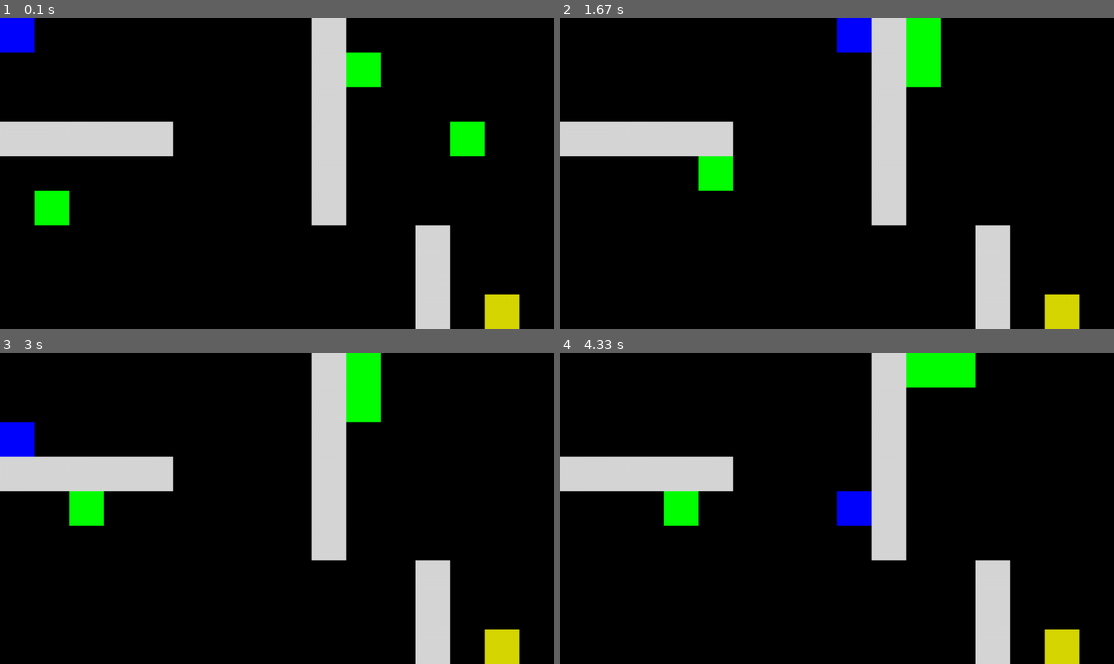
Above: before the commit, frames 1-4 (two rows, left to right).
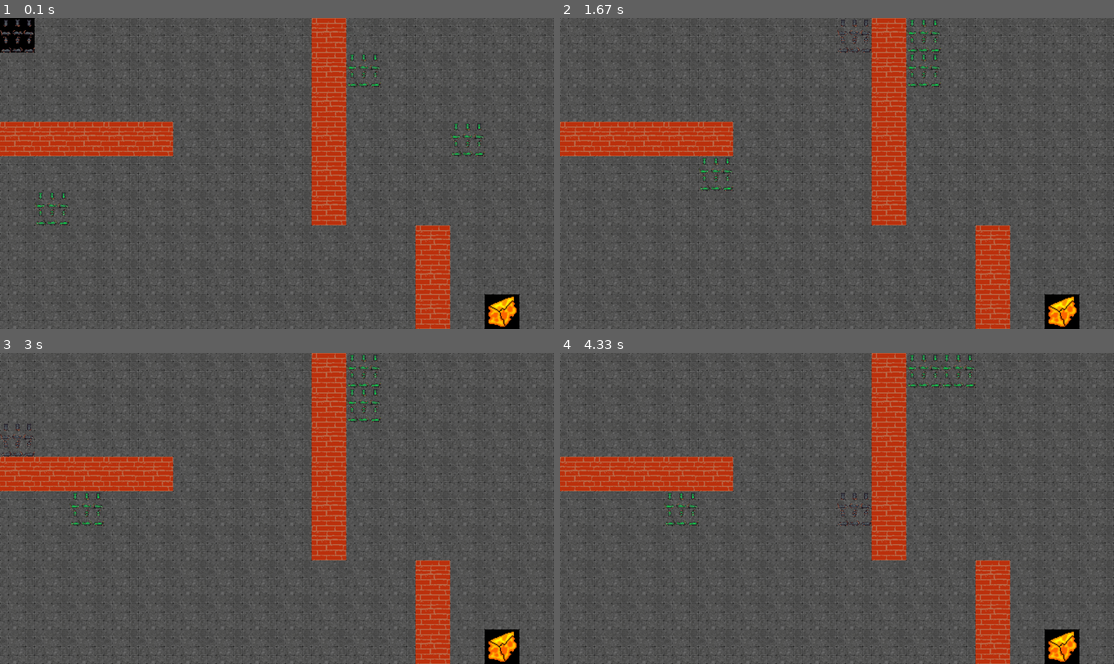
Above: after the commit, the same moments.

Repository: Valwiler/Pygame-RatMaze
Game: pygame game, started from main.py
Same seed, same stepped clock (60 frames per second), same inputs: the game is played once before the commit and once after it.
Inputs:
- Up to frame 1 (0.1 s): no input
- Up to frame 2 (1.67 s): hold Right 0.33-0.8 s; hold Up 0.83-1.13 s; hold Right 1.17-1.63 s
- Up to frame 3 (3 s): hold Left 1.67-2.2 s; hold Down 2.23-2.53 s
- Up to frame 4 (4.33 s): hold Up 3-3.37 s; hold Right 3.4-4.03 s; hold Down from 4.07 s (still down)

The runs differ from the first frame. In frame 1, 100% of the frame differs, in the area x 0-100%, y 0-100%; in frame 2, 100%; in frame 3, 100%; in frame 4, 100%.

Commit message:
Début conversion partie 2 en partie 3 de laborat

Diff:
--- a/model/actor.py
+++ b/model/actor.py
@@ -1,12 +1,14 @@
 from model.coord import Coord
 from model.command import Command as command
 import math
+import pygame
 
-
-class Actor:
+class Actor(pygame.sprite.Sprite):
     def __init__(self):
+        pygame.sprite.Sprite.__init__(self)
         self.is_alive = True
         self.type = None
+        self.sprite = None
 
     def set_alive(self, new_state):
         self.is_alive = new_state
@@ -20,11 +22,15 @@
     def update(self, position):
         return command(self, position, position)
 
+    def get_sprite(self):
+        return self.sprite
+
 
 class Player(Actor):
     def __init__(self):
         super(Player, self)
         self.type = 2
+        self.sprite = pygame.transform.scale((pygame.image.load("./sprites/laborat.png")), (64, 64))
 
     def update(self, position, game_listener):
         pressed_up, pressed_down, pressed_left, pressed_right = game_listener.get_input()
@@ -44,6 +50,7 @@
     def __init__(self):
         super(Zombie, self)
         self.type = 3
+        self.sprite = pygame.transform.scale((pygame.image.load("./sprites/zombie.png")), (64, 64))
 
     def update(self, position, player_position):
         possible_positions = []
@@ -78,9 +85,17 @@
     def __init__(self):
         super(Wall, self)
         self.type = 1
+        self.sprite = pygame.transform.scale((pygame.image.load("./sprites/mur_brique.png")), (64, 64))
 
 
 class Fromage(Actor):
     def __init__(self):
         super(Fromage, self)
         self.type = 4
+        self.sprite = pygame.transform.scale((pygame.image.load("./sprites/fromage.png")), (64, 64))
+
+class Tuile_Plancher(Actor):
+    def __init__(self):
+        super(Tuile_Plancher, self)
+        self.type = 0
+        self.sprite = pygame.transform.scale((pygame.image.load("./sprites/texture_pierre.png")), (64, 64))
--- a/model/actor_factory.py
+++ b/model/actor_factory.py
@@ -4,6 +4,7 @@
 GREEN = (0, 255, 0)
 BLUE = (0, 0, 255)
 
+TUILE_PLANCHER = 0
 WALL = 1
 PLAYER = 2
 ZOMBIE = 3
@@ -14,7 +15,9 @@
 
     @staticmethod
     def create_actor(type):
-        if type is WALL:
+        if type is TUILE_PLANCHER:
+            return ac.Tuile_Plancher()
+        elif type is WALL:
             return ac.Wall()
         elif type is PLAYER:
             return ac.Player()
--- a/model/etat.py
+++ b/model/etat.py
@@ -1,5 +1,6 @@
 import random as rand
 from model.actor_factory import Actor_Factory as Factory
+import model.actor as Actor
 from model.coord import Coord as coord
 from model.tile import Tile as tile
 
@@ -28,7 +29,10 @@
         self.grid[coordinate.get_y()][coordinate.get_x()].set_actor(actor)
 
     def tile_occupied(self, coordinate):
-        return self.grid[coordinate.get_y()][coordinate.get_x()].get_actor() is not None
+        occupied = False
+        if not isinstance(self.grid[coordinate.get_y()][coordinate.get_x()].get_actor(), Actor.Tuile_Plancher):
+          occupied = True
+        return occupied
 
     def get_tile(self, coordinate):
         return self.grid[coordinate.get_y()][coordinate.get_x()]
@@ -38,7 +42,7 @@
 
     def move_actor(self, coord1, coord2, actor_type):
         self.grid[coord2.get_y()][coord2.get_x()].set_actor(self.grid[coord1.get_y()][coord1.get_x()].get_actor())
-        self.grid[coord1.get_y()][coord1.get_x()].set_actor(None)
+        self.grid[coord1.get_y()][coord1.get_x()].empty_tile()
         self.grid[coord2.get_y()][coord2.get_x()].set_used()
         if actor_type == PLAYER:
             self.player_coordinate = coord2
@@ -84,14 +88,15 @@
         game_map = map_config[rand.randint(0, len(map_config) - 1)]
         for y, row in enumerate(game_map):
             for x, actor_type in enumerate(row):
-                if game_map[y][x] is not NULL:
-                    a_pos = coord(x, y)
-                    self.add_actor(Factory.create_actor(actor_type), a_pos)
-                    if actor_type == PLAYER:
-                        self.player_coordinate = a_pos
+                a_pos = coord(x, y)
+                if actor_type is not NULL :
+                    self.add_actor(Factory.create_actor(NULL), a_pos)
+                self.add_actor(Factory.create_actor(actor_type), a_pos)
+                if actor_type == PLAYER:
+                    self.player_coordinate = a_pos
 
     def execute_command(self, command):
-        if command.actor.type is WALL or command.actor.type is CHEESE:
+        if command.actor.type is WALL or command.actor.type is CHEESE or command.actor.type is NULL:
             return
         for coordinate in command.target_coord:
             key_coordinate = (coordinate.get_x(), coordinate.get_y())
--- a/model/tile.py
+++ b/model/tile.py
@@ -1,20 +1,24 @@
 class Tile:
     def __init__(self, coordinate):
         self.coordinate = coordinate
-        self.actor = None
+        self.actors = list()
         self.used = False
 
     def is_used(self):
         return self.used
 
     def get_actor(self):
-        return self.actor
+        return self.actors[0]
 
     def set_used(self):
         self.used = True
 
     def set_actor(self, actor):
-        self.actor = actor
+        self.actors.insert(0, actor)
+
+    def empty_tile(self):
+        if len(self.actors) > 1:
+            self.actors.pop(0)
 
     def reset(self):
         self.used = False
--- a/view/Window.py
+++ b/view/Window.py
@@ -1,43 +1,69 @@
 import pygame as pg
 from model.coord import Coord as coord
 
-RED = (255, 0, 0)
-BLACK = (0, 0, 0)
-WHITE = (255, 255, 255)
-BLUE = (0, 0, 255)
-GREEN = (0, 255, 0)
-GREY = (215, 215, 215)
-YELLOW = (215, 215, 0)
+#RED = (255, 0, 0)
+#BLACK = (0, 0, 0)
+#WHITE = (255, 255, 255)
+#BLUE = pg.image.load("sprites/icone_rat.png")
+#GREEN = pg.image.load("sprites/zombie.png")
+#GREY = pg.image.load("sprites/mur_brique.png")
+#YELLOW = pg.image.load("sprites/fromage.png")
 
 
 class Window:
 
     def __init__(self, width, height, actors_icons_size):
         self.ecran = pg.display.set_mode((width, height-actors_icons_size))
-        self.background_color = BLACK
         self.actors_icons_size = actors_icons_size
 
     def update_icons(self, etat):
         grid = etat.get_grid()
-        if etat.win:
-            self.background_color = WHITE
-        elif etat.loose:
-            self.background_color = RED
-        self.ecran.fill(self.background_color)
-        couleur = {0: (self.background_color),
-                   1: (GREY),
-                   2: (BLUE),
-                   3: (GREEN),
-                   4: (YELLOW)
-                   }
         for y, row in enumerate(grid):
             for x, col in enumerate(row):
-                actor = etat.get_tile(coord(x, y)).get_actor()
-                if not actor:
-                    c = couleur.get(0)
-                else:
-                    c = couleur.get(actor.get_type())
-                rect = pg.Rect(x * self.actors_icons_size, y * self.actors_icons_size, self.actors_icons_size,
-                               self.actors_icons_size)
-                pg.draw.rect(self.ecran, c, rect)
+                #if etat.get_tile(coord(x, y)).is_used() is True:
+                    actor = etat.get_tile(coord(x, y)).get_actor()
+                    img = actor.get_sprite()
+                    self.ecran.blit(img, (x * self.actors_icons_size, y * self.actors_icons_size))
+
+
+
         pg.display.update()
+
+
+                #if etat.win:
+        #    self.background_color = WHITE
+        #elif etat.loose:
+        #    self.background_color = RED
+        #self.ecran.fill(self.background_color)
+        #couleur = {0: (self.background_color),
+        #           1: (GREY),
+        #           2: (BLUE),
+        #           3: (GREEN),
+        #           4: (YELLOW)
+        #           }
+        #for y, row in enumerate(grid):
+        #    for x, col in enumerate(row):
+        #        actor = etat.get_tile(coord(x, y)).get_actor()
+        #        if not actor:
+        #            c = couleur.get(0)
+        #            img = pg.Rect(x * self.actors_icons_size, y * self.actors_icons_size, self.actors_icons_size,
+        #                       self.actors_icons_size)
+        #        else:
+        #            c = couleur.get(actor.get_type())
+        #            img = pg.transform.scale(c ,(self.actors_icons_size,self.actors_icons_size))
+        #            img = img.get_rect()
+        #        essai = pg.draw.rect(self.ecran, img)
+        #        self.ecran.blit(essai, (x*self.actors_icons_size, y*self.actors_icons_size))
+        #pg.display.update()
+
+        #for y, row in enumerate(grid):
+        #    for x, col in enumerate(row):
+        #        actor = etat.get_tile(coord(x, y)).get_actor()
+        #        if not actor:
+        #            c = couleur.get(0)
+        #        else:
+        #            c = couleur.get(actor.get_type())
+        #        rect = pg.Rect(x * self.actors_icons_size, y * self.actors_icons_size, self.actors_icons_size,
+        #                       self.actors_icons_size)
+        #        pg.draw.rect(self.ecran, c, rect)
+        #pg.display.update()
